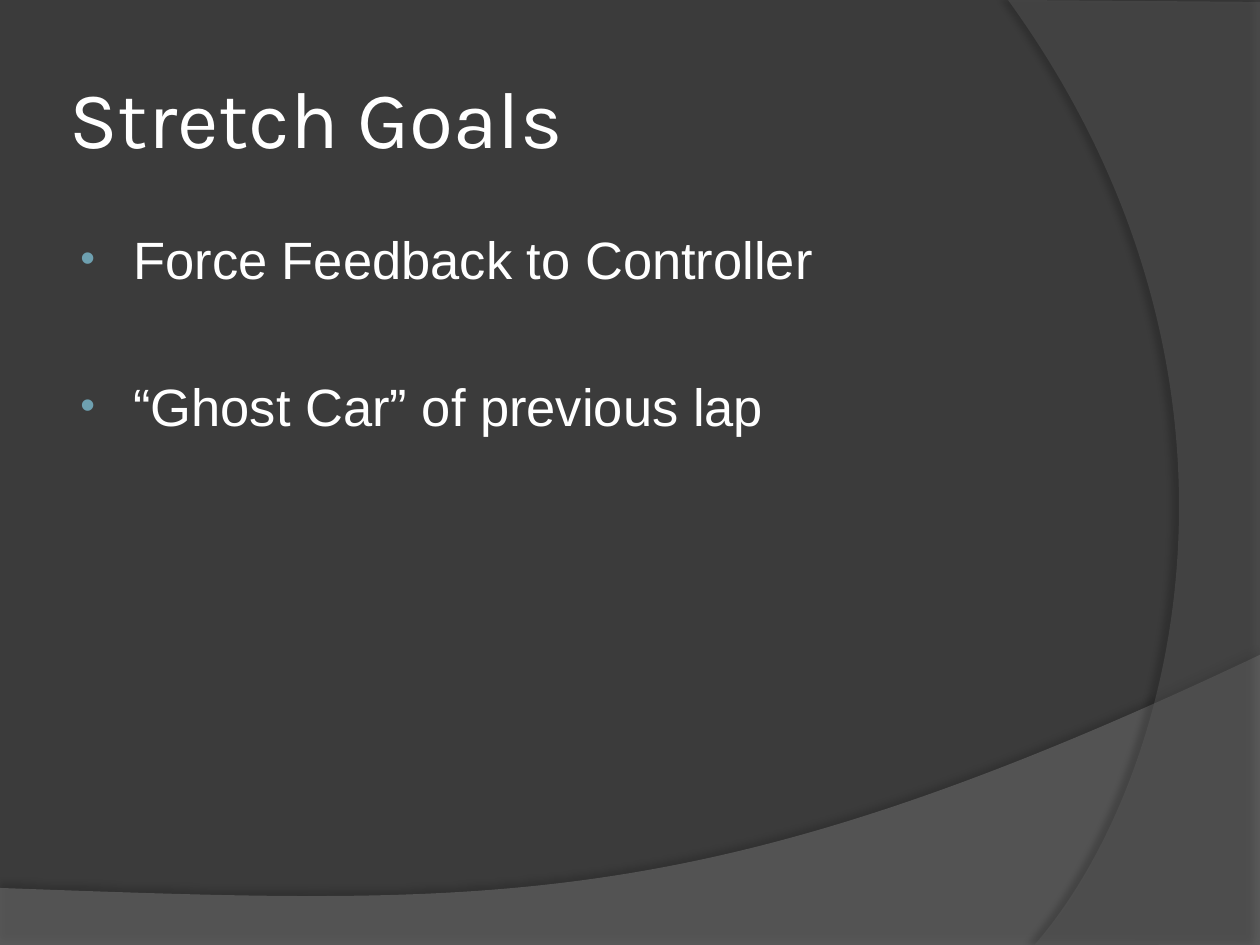
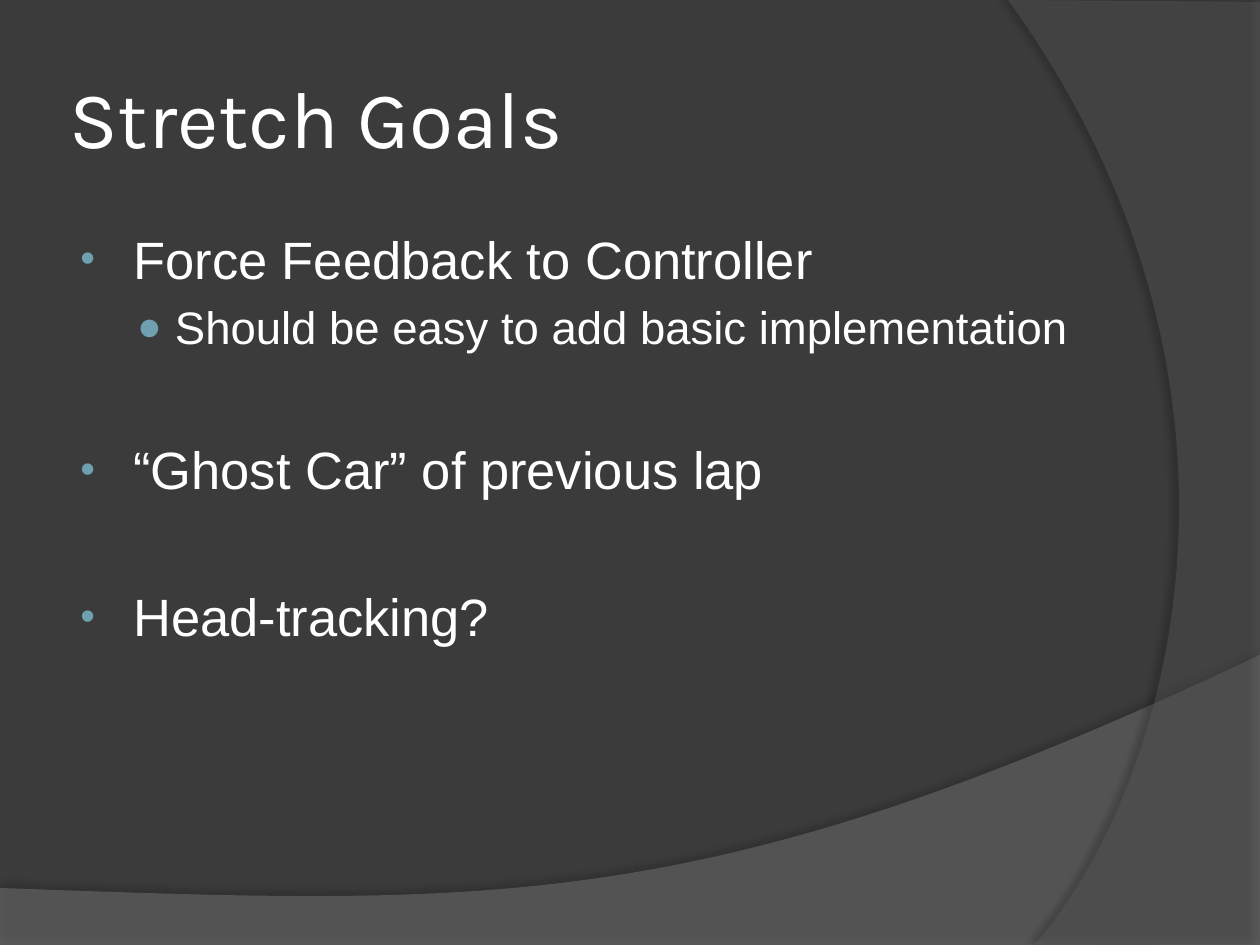
Before and after one commit to zachrob/VW-DrivingSim, a slide deck: slide 8 of Class Presentation 10-30-2013/Presentation.pptx (slide 7 before the commit). Drawn at 1260x945 pixels with LibreOffice and Linux fonts; fonts in the diff are those of the drawing. Boxes give left, top, right and bottom in pixels: in the first picture for what was removed or moved away, otherwise in the second. Text is boxed around its words. In the diff, an @@ line names an element or a change of style, - is before the commit and + after.

```diff
--- a/Class Presentation 10-30-2013/Presentation.pptx
+++ b/Class Presentation 10-30-2013/Presentation.pptx
@@ text at [175, 311, 1067, 353]: paragraph added @@
+  ● Should be easy to add basic implementation
@@ text at [133, 598, 489, 647]: paragraph added @@
+• Head-tracking?
```
Also in this commit, not shown: 4 other slides changed, 1 slide added.
